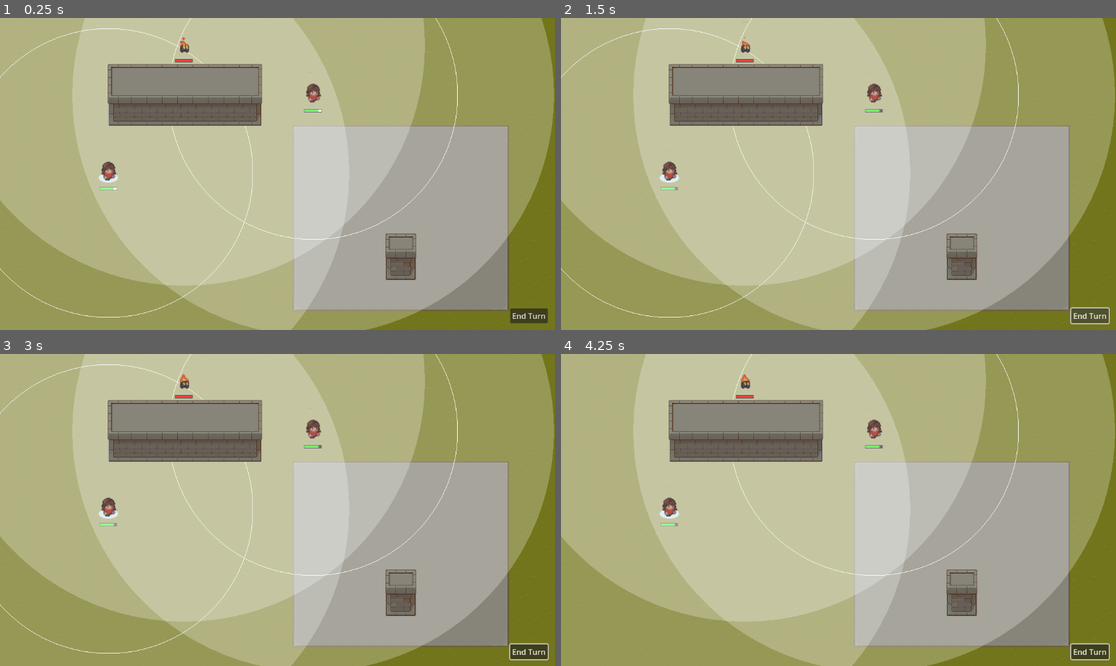
Above: before the commit, frames 1-4 (two rows, left to right).
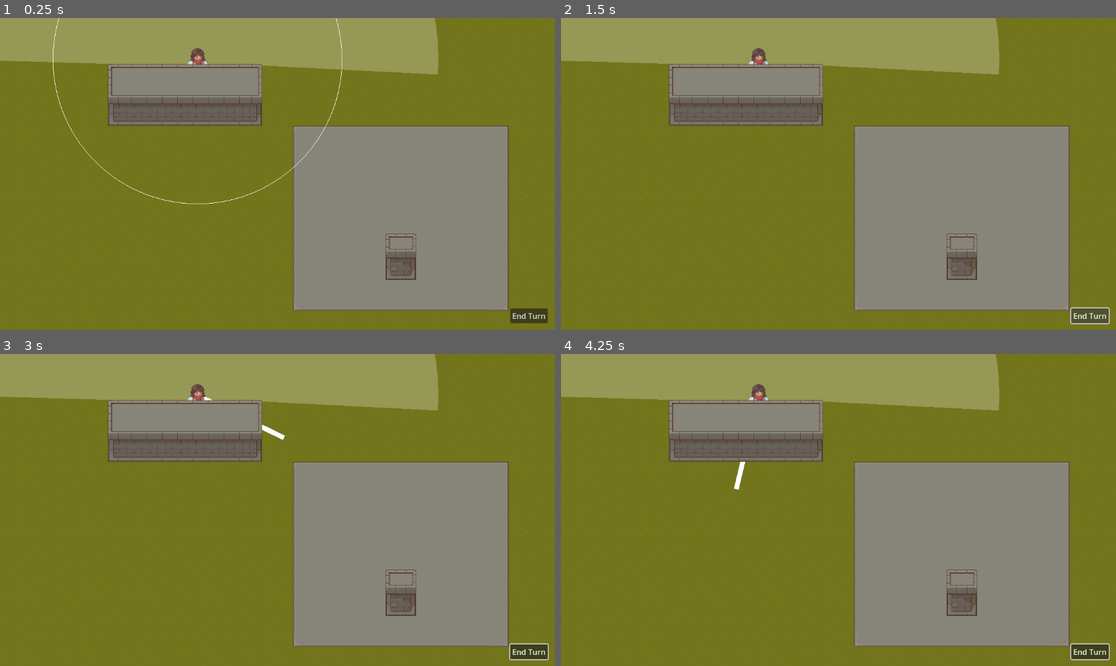
Above: after the commit, the same moments.

Repository: arlopurcell/tactical_artificer
Game: Godot game, scene res://root.tscn
Same seed, same stepped clock (60 frames per second), same inputs: the game is played once before the commit and once after it.
Inputs (mouse positions are in pixels of both pictures, inside the frame that each line leads up to):
- Up to frame 1 (0.25 s): no input
- Up to frame 2 (1.5 s): click "End Turn" at 0.5 s; click "End Turn" at 1.25 s
- Up to frame 3 (3 s): click "End Turn" at 2 s; tap Enter at 2.75 s; move the mouse to (399, 494) at 2.77 s; hold 1 (cast1) from 2.78 s (still down); click (399, 494) at 2.92 s
- Up to frame 4 (4.25 s): tap Space at 3.5 s; move the mouse to (727, 525) at 3.52 s; release 1 (cast1) at 3.53 s; tap 1 (cast1) at 3.6 s; click (727, 525) at 3.67 s

The runs differ from the first frame. In frame 1, 86% of the frame differs, in the area x 0-100%, y 0-100%; in frame 2, 86%; in frame 3, 86%; in frame 4, 86%.
Error after the commit: Invalid call. Nonexistent function 'end_turn' in base 'Node (EnemyTeam.gd)'. (res://TurnController.gd:14)

Commit message:
add basic AI for fire elemental

Diff:
--- a/EnemyTeam.gd
+++ b/EnemyTeam.gd
@@ -9,6 +9,7 @@
 		child.turn_ended.connect(_on_turn_ended)
 
 func start_turn():
+	print("enemy turn")
 	turn_index = -1
 	_on_turn_ended()
 
--- a/Level.gd
+++ b/Level.gd
@@ -1,4 +1,5 @@
 extends Node2D
+
 
 func end_turn():
 	$TurnController.end_turn()
--- a/PlayerTeam.gd
+++ b/PlayerTeam.gd
@@ -20,6 +20,7 @@
 
 
 func start_turn():
+	print("player's turn")
 	for player in players:
 		player.start_turn()
 
--- a/Vision.gd
+++ b/Vision.gd
@@ -16,11 +16,22 @@
 @onready var collider = $VisionArea2D.find_child("Collider")
 @onready var renderer = $Renderer
 
+# This is defer the first vision calculation until things are ready
+var initialized = false
+
+func _ready():
+	call_deferred("init")
+
+func init():
+	initialized = true
+
 func _physics_process(_delta: float) -> void:
 	recalculate_vision()
 
-func recalculate_vision():
-	var has_position_changed = _last_position == null or (global_position - _last_position).length() > static_threshold
+func recalculate_vision(force = false):
+	if not initialized:
+		return
+	var has_position_changed = force or _last_position == null or (global_position - _last_position).length() > static_threshold
 	if not has_position_changed:
 		return
 	_last_position = global_position
--- a/fire_elemental.tscn
+++ b/fire_elemental.tscn
@@ -6,27 +6,61 @@
 [sub_resource type="GDScript" id="GDScript_btsh0"]
 script/source = "extends \"res://mob.gd\"
 
+var closest_player = null
+var attack_range = 40.
+var attack_damage = 20.
+
 func _ready():
 	$AnimatedSprite2D.animation_finished.connect(anim_idle)
+	super._ready()
 
 func die():
 	$AnimatedSprite2D.animation_finished.connect(_on_death_anim_finished)
 	super.die()
 
 func _on_death_anim_finished():
+	$AnimatedSprite2D.animation_finished.connect(anim_idle)
 	hide()
 
 func start_turn():
 	super.start_turn()
+	closest_player = null
+	print(visible_mobs)
+	for mob in visible_mobs:
+		if mob.player_team:
+			if closest_player == null \\
+				or global_position.distance_to(mob.global_position) \\
+					< global_position.distance_to(closest_player):
+				closest_player = mob
+
+	if closest_player == null:
+		var dest = Vector2.UP \\
+			.rotated(randf() * 2 * PI).normalized() \\
+			* randf() * movement_range
+		move_to(dest)
+	else:
+		move_to(closest_player.global_position)
+
+func _on_navigation_finished():
+	super._on_navigation_finished()
+	if closest_player == null:
+		end_turn()
+	elif global_position.distance_to(closest_player.global_position) < attack_range:
+		$AnimatedSprite2D.play(\"attack\")
+		$AnimatedSprite2D.animation_finished.connect(_on_attack_finished)
+
+func _on_attack_finished():
+	closest_player.damage(attack_damage)
+	$AnimatedSprite2D.animation_finished.connect(anim_idle)
 	end_turn()
 
 func anim_walk_left():
 	$AnimatedSprite2D.play(\"walk\")
-	$BodySprite.flip_h = true
+	$AnimatedSprite2D.flip_h = true
 
 func anim_walk_right():
 	$AnimatedSprite2D.play(\"walk\")
-	$BodySprite.flip_h = false
+	$AnimatedSprite2D.flip_h = false
 
 func anim_idle():
 	$AnimatedSprite2D.play(\"idle\")
--- a/level.tscn
+++ b/level.tscn
@@ -1160,14 +1160,11 @@
 [node name="PlayerTeam" type="Node" parent="TurnController"]
 script = ExtResource("7_h4gai")
 
-[node name="Player2" parent="TurnController/PlayerTeam" instance=ExtResource("5_f202y")]
-position = Vector2(225, 322)
-
 [node name="Player" parent="TurnController/PlayerTeam" instance=ExtResource("5_f202y")]
-position = Vector2(650, 160)
+position = Vector2(410, 86)
 
 [node name="EnemyTeam" type="Node" parent="TurnController"]
 script = ExtResource("7_rpney")
 
 [node name="FireElemental" parent="TurnController/EnemyTeam" instance=ExtResource("9_cvpbs")]
-position = Vector2(382, 56)
+position = Vector2(684, 284)
